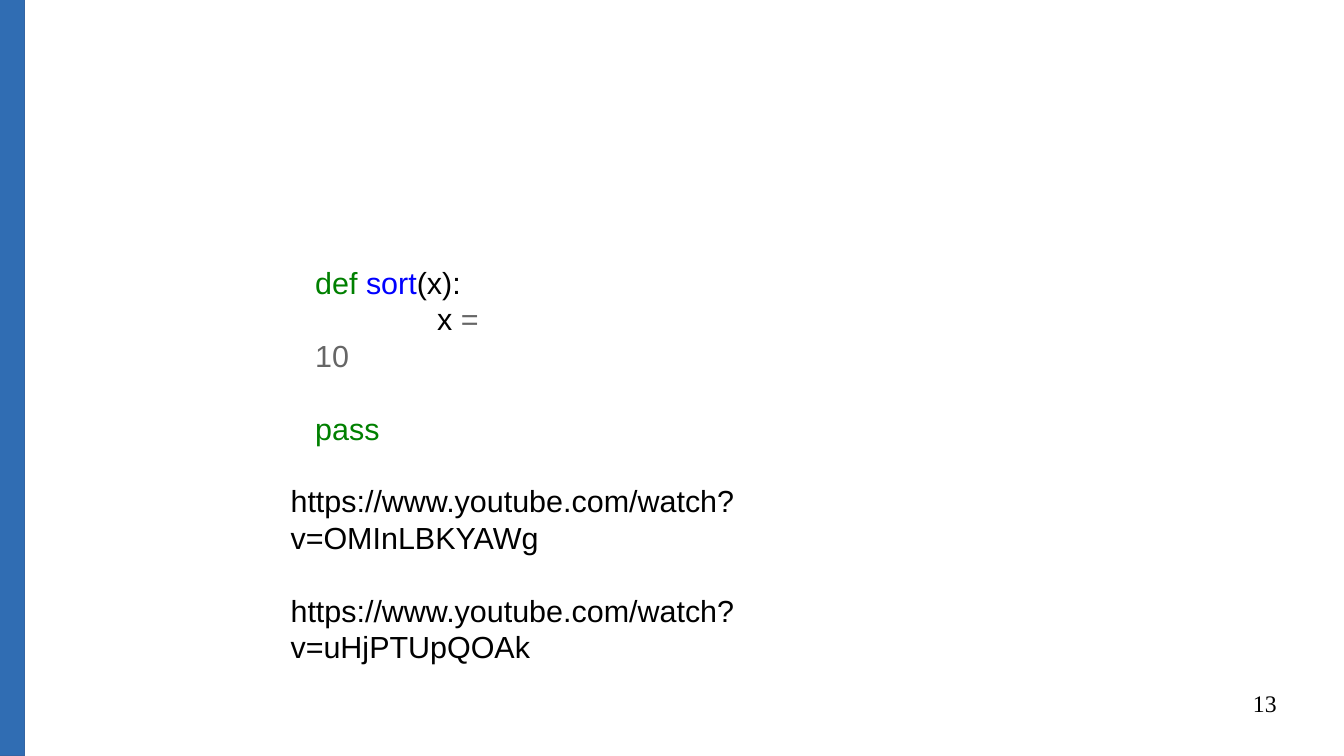
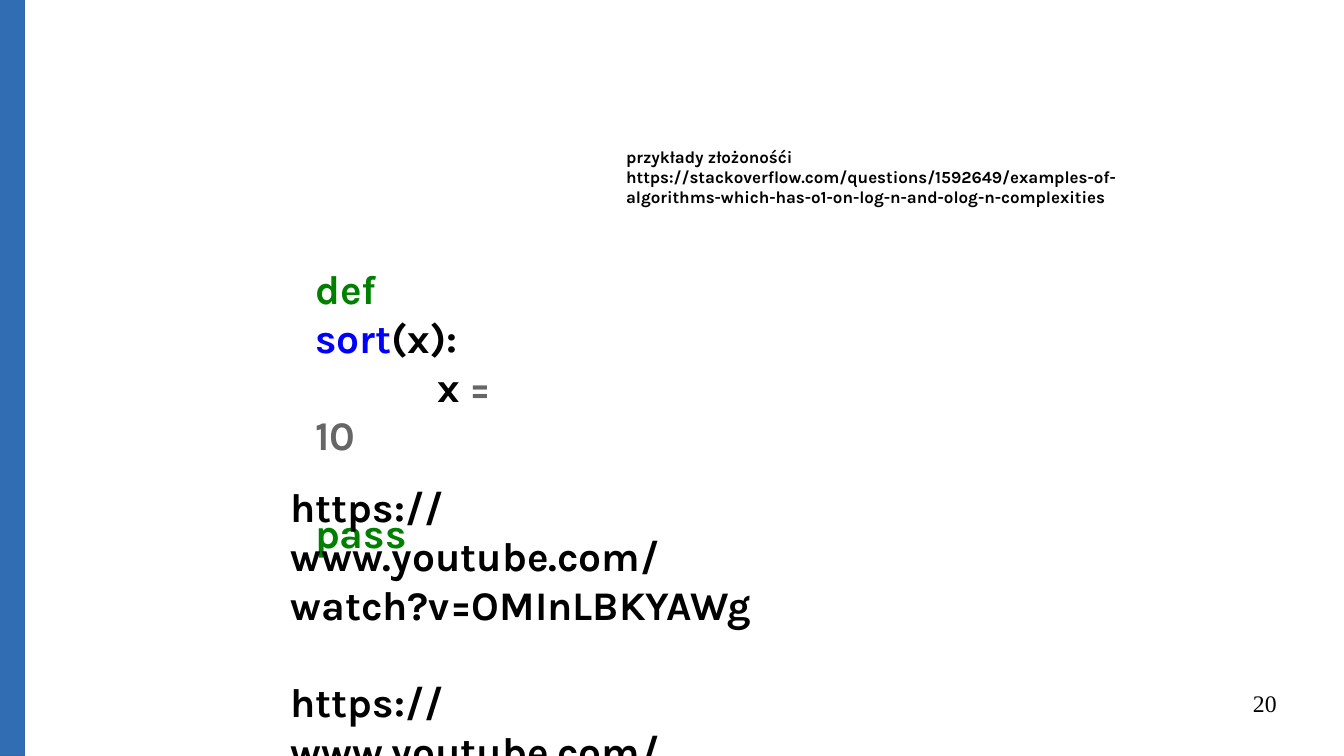
Before and after one commit to Michael-Wisniewski/algorithmic-workshop, a slide deck: slide 20 of gotowa.odp (slide 13 before the commit). Drawn at 1344x756 pixels with LibreOffice and Linux fonts; fonts in the diff are those of the drawing. Boxes give left, top, right and bottom in pixels: in the first picture for what was removed or moved away, otherwise in the second. Text is boxed around its words. In the diff, an @@ line names an element or a change of style, - is before the commit and + after.

```diff
--- a/gotowa.odp
+++ b/gotowa.odp
@@ text added at (x1=626, y1=150, x2=1116, y2=208), 10 pt, text #000000, bold @@
+przykłady złożonośći
+https://stackoverflow.com/questions/1592649/examples-of-algorithms-which-has-o1-on-log-n-and-olog-n-complexities
@@ text "def sort(x): x = 10" at (x1=315, y1=276, x2=459, y2=559): size 18 to 24 pt, font Arial to Karla, bold on @@
@@ text "https://www.youtube.com/watch?v=OMInLBKYAWg" at (x1=291, y1=491, x2=751, y2=727): size 18 to 24 pt, font Arial to Karla, bold on @@
@@ page number at (x1=1253, y1=696, x2=1277, y2=713): text changed @@
-13
+20
```
Also in this commit, not shown: 12 other slides changed, 7 slides added, 1 other file.
